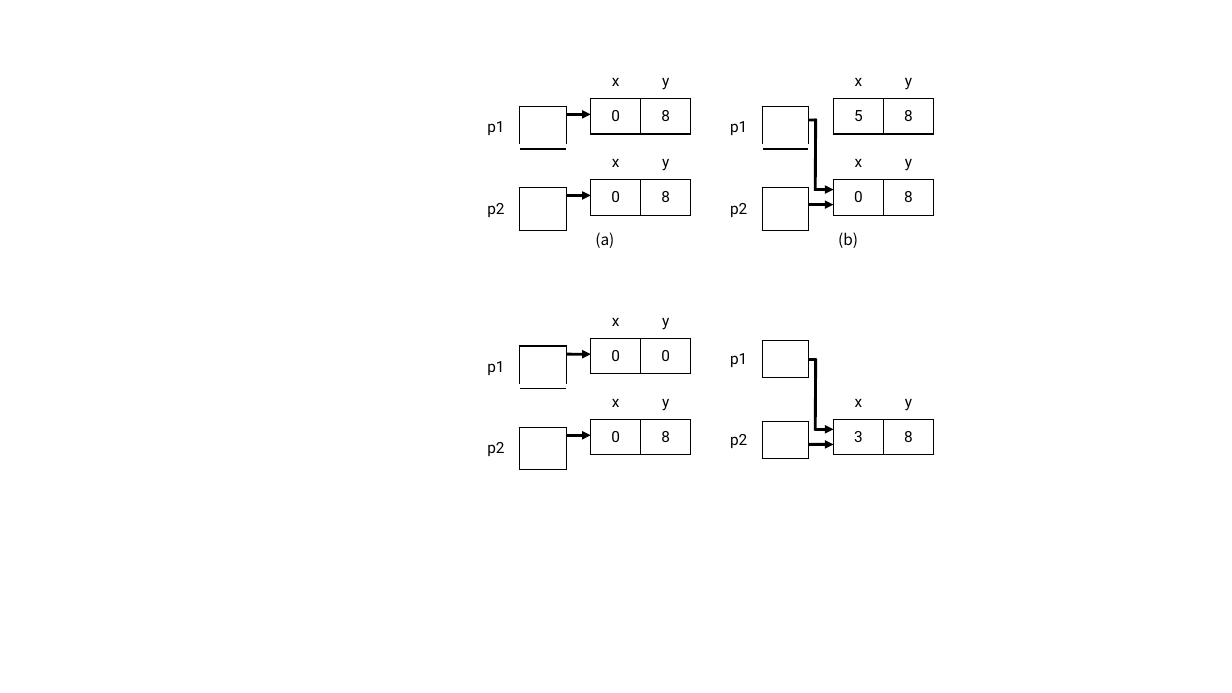
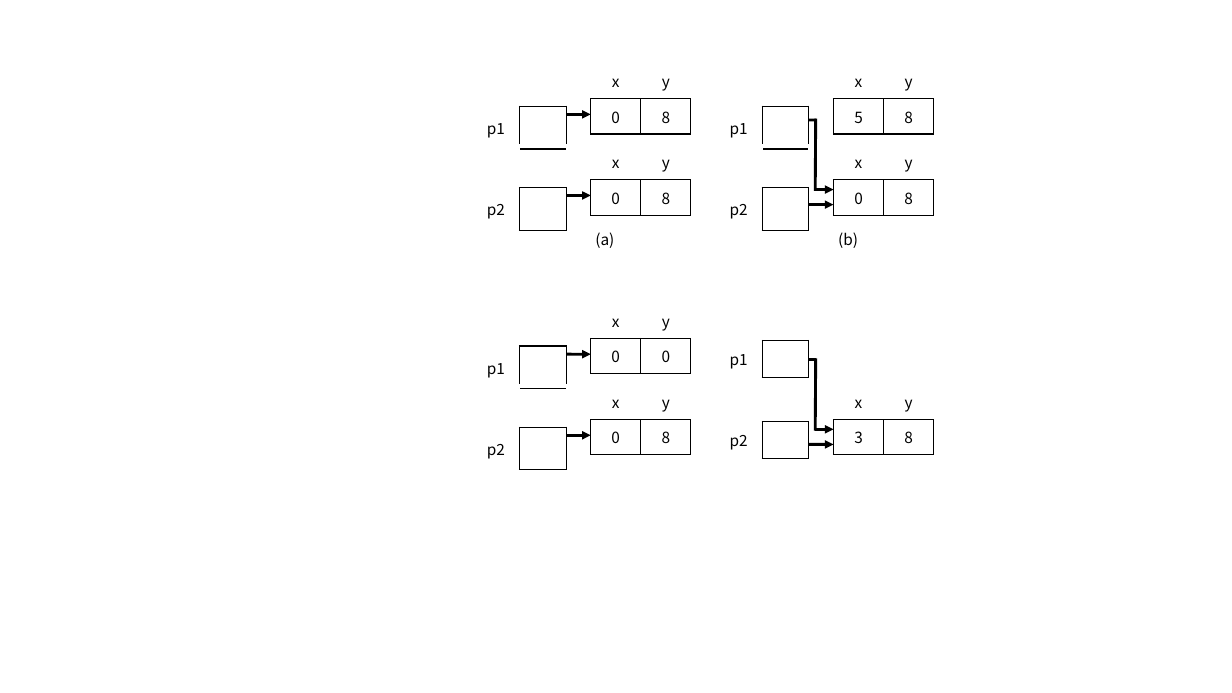
Before and after one commit to Rap0d/rap0d.github.io, a slide deck: slide 11 of assets/form/matrix.pptx. Drawn at 1232x693 pixels with LibreOffice and Linux fonts; fonts in the diff are those of the drawing. Boxes give left, top, right and bottom in pixels: in the first picture for what was removed or moved away, otherwise in the second. Text is boxed around its words. In the diff, an @@ line names an element or a change of style, - is before the commit and + after.

```diff
--- a/assets/form/matrix.pptx
+++ b/assets/form/matrix.pptx
@@ table at bbox=[472, 64, 567, 142] @@
@@ font Roboto to Noto Sans CJK KR @@
@@ table at bbox=[591, 64, 690, 134] @@
@@ font Roboto to Noto Sans CJK KR @@
@@ table at bbox=[715, 64, 810, 142] @@
@@ font Roboto to Noto Sans CJK KR @@
@@ table at bbox=[834, 64, 933, 134] @@
@@ font Roboto to Noto Sans CJK KR @@
@@ table at bbox=[472, 145, 567, 223] @@
@@ font Roboto to Noto Sans CJK KR @@
@@ table at bbox=[591, 145, 690, 215] @@
@@ font Roboto to Noto Sans CJK KR @@
@@ table at bbox=[715, 145, 810, 223] @@
@@ font Roboto to Noto Sans CJK KR @@
@@ table at bbox=[834, 145, 933, 215] @@
@@ font Roboto to Noto Sans CJK KR @@
@@ table at bbox=[472, 303, 567, 382] @@
@@ font Roboto to Noto Sans CJK KR @@
@@ table at bbox=[591, 303, 690, 373] @@
@@ font Roboto to Noto Sans CJK KR @@
@@ table at bbox=[715, 303, 810, 373] @@
@@ font Roboto to Noto Sans CJK KR @@
@@ table at bbox=[472, 384, 567, 463] @@
@@ font Roboto to Noto Sans CJK KR @@
@@ table at bbox=[591, 384, 690, 455] @@
@@ font Roboto to Noto Sans CJK KR @@
@@ table at bbox=[715, 384, 810, 455] @@
@@ font Roboto to Noto Sans CJK KR @@
@@ table at bbox=[834, 384, 933, 455] @@
@@ font Roboto to Noto Sans CJK KR @@
```
Also in this commit, not shown: 17 other slides changed, 2 slides added, 4 other files.
